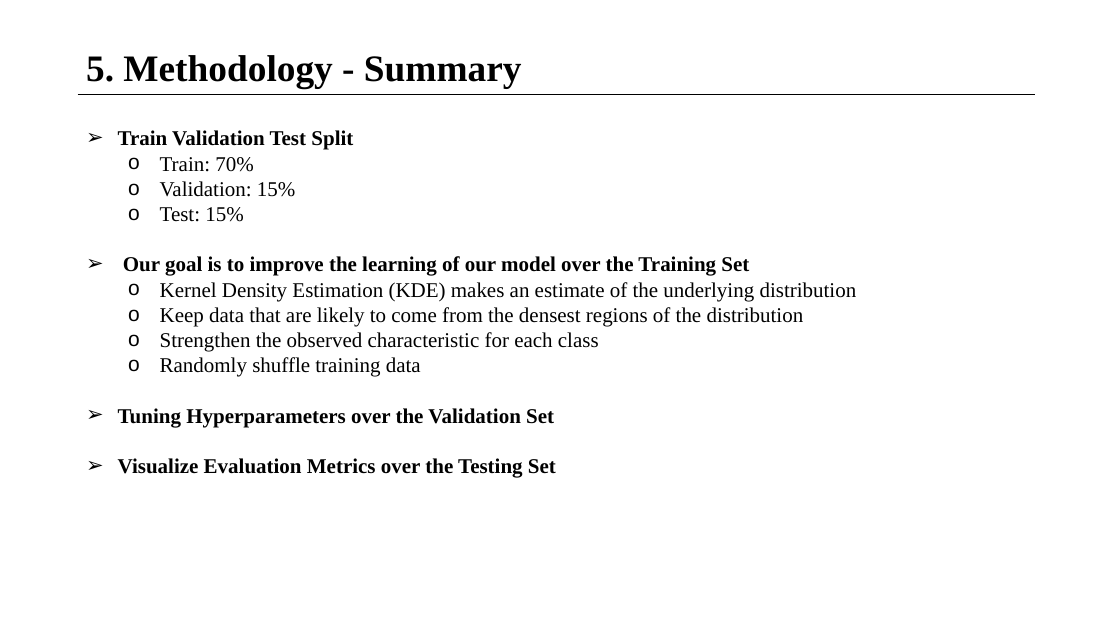
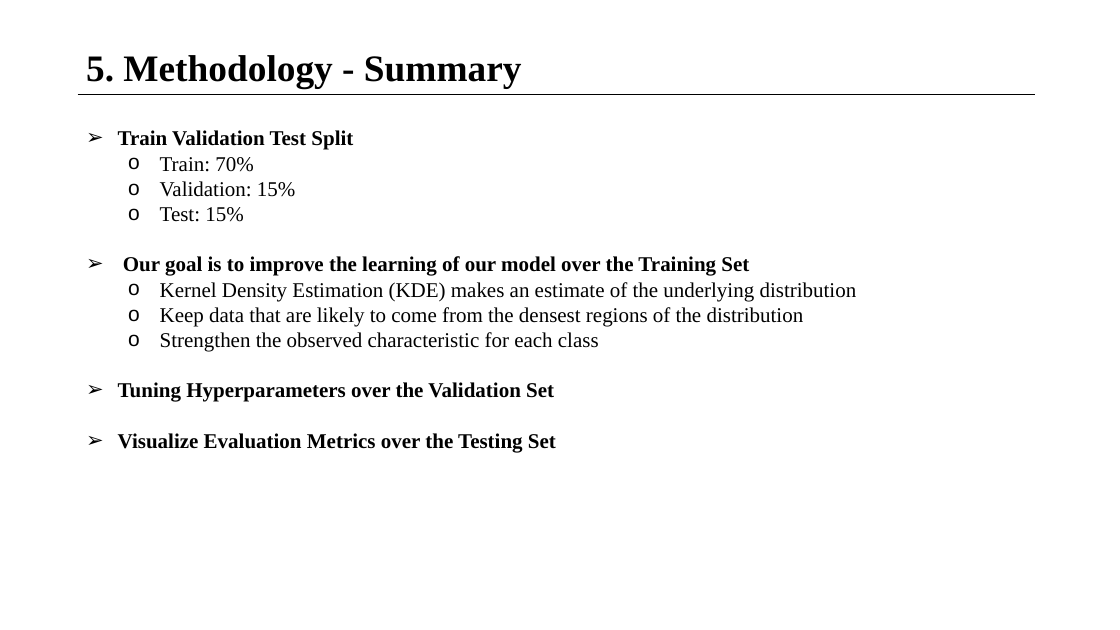
Before and after one commit to petertran14/CS524-Final-Project, a slide deck: slide 8 of CS524_FinalProject_2-2.pptx. Drawn at 1120x630 pixels with LibreOffice and Linux fonts; fonts in the diff are those of the drawing. Boxes give left, top, right and bottom in pixels: in the first picture for what was removed or moved away, otherwise in the second. Text is boxed around its words. In the diff, an @@ line names an element or a change of style, - is before the commit and + after.

```diff
--- a/CS524_FinalProject_2-2.pptx
+++ b/CS524_FinalProject_2-2.pptx
@@ text at (160, 357, 421, 377): paragraph removed @@
-  o Randomly shuffle training data
```
Also in this commit, not shown: 3 other slides changed.
